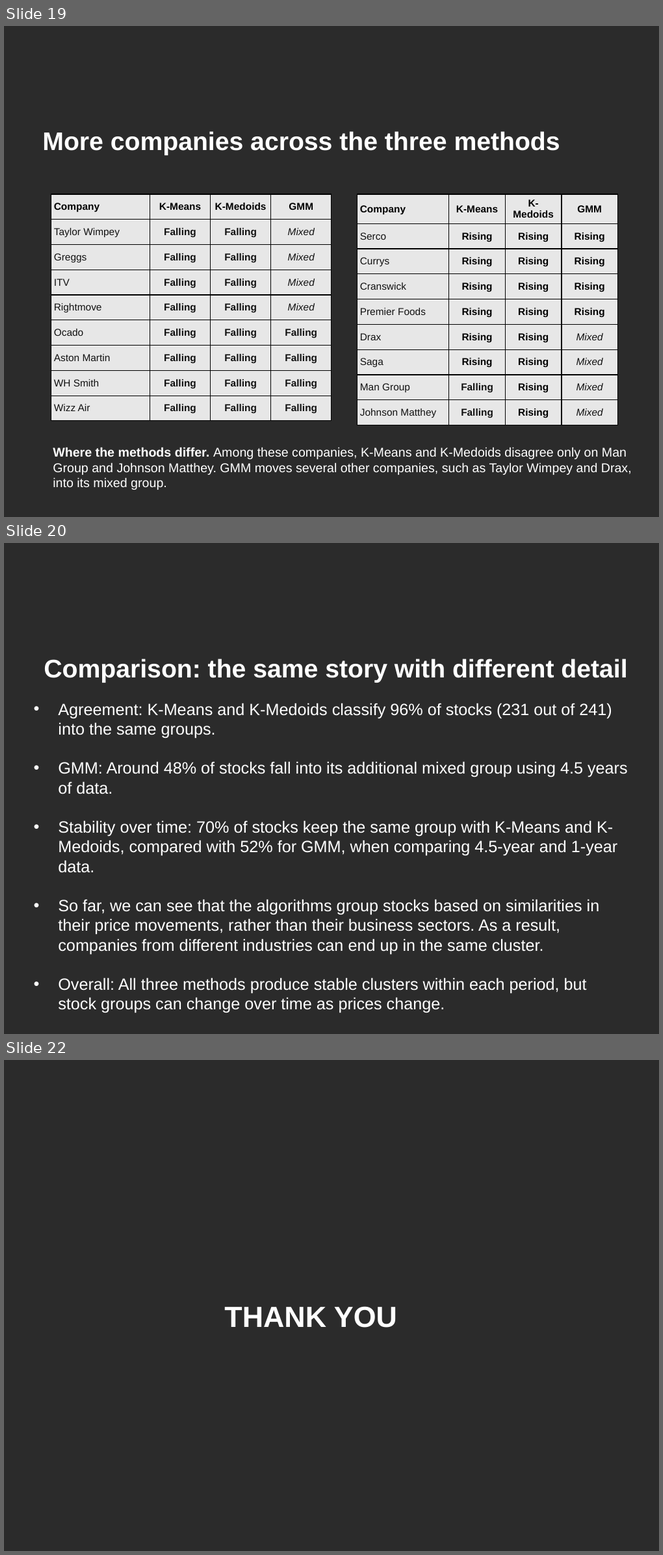
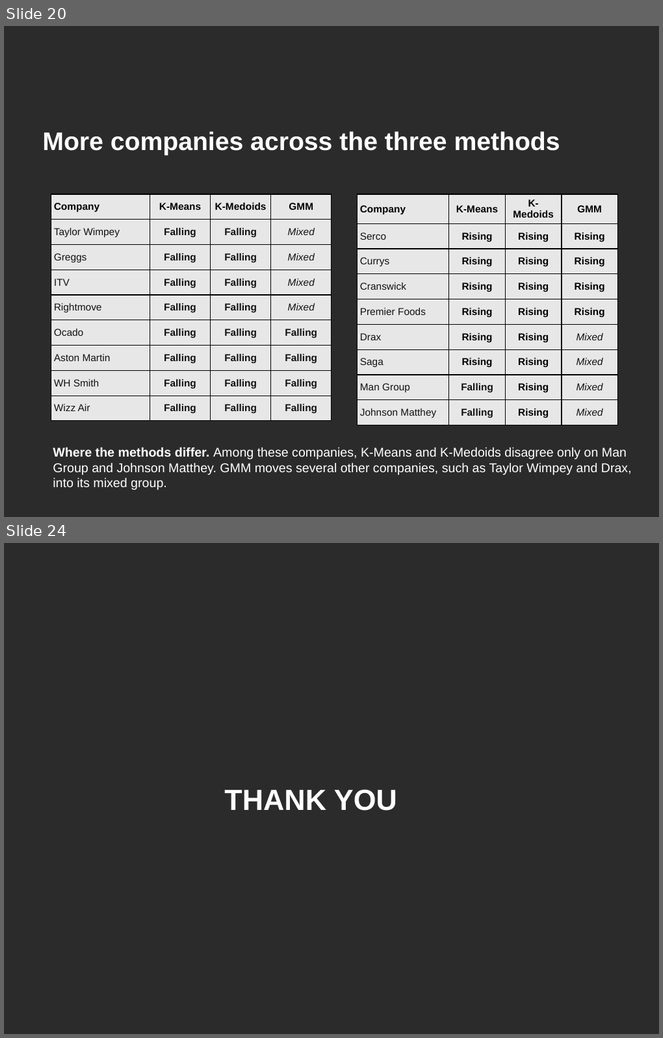
Before and after one commit to divyalakshmiram7-pixel/stockpricemovement, a slide deck: CSDI-14261808-am.pptx. Shown one above the other, each under a label of ours: slides 19, 20 and 22 before the commit, slides 20 and 24 after it; the slides between them are not shown. The pictures are 663x1555 and 663x1038 pixels, drawn with LibreOffice and Linux fonts; fonts in the diff are those of the drawing; background and template pictures are left out; a plain dark background stands for a picture behind light text. Boxes give left, top, right and bottom in pixels: in the first picture for what was removed or moved away, otherwise in the second. Text is boxed around its words. In the diff, an @@ line names an element or a change of style, - is before the commit and + after.

```diff
--- a/CSDI-14261808-am.pptx
+++ b/CSDI-14261808-am.pptx
@@ slide 20 removed at (x1=4, y1=543, x2=659, y2=1034), background picture (left out) @@
@@ text removed at (x1=44, y1=659, x2=627, y2=683) @@
-Comparison: the same story with different detail
@@ text removed at (x1=58, y1=703, x2=628, y2=1014) @@
-• Agreement: K-Means and K-Medoids classify 96% of stocks (231 out of 241) into the same groups.
-• GMM: Around 48% of stocks fall into its additional mixed group using 4.5 years of data.
-• Stability over time: 70% of stocks keep the same group with K-Means and K-Medoids, compared with 52% for GMM, when comparing 4.5-year and 1-year data.
-• So far, we can see that the algorithms group stocks based on similarities in their price movements, rather than their business sectors. As a result, companies from different industries can end up in the same cluster.
-• Overall: All three methods produce stable clusters within each period, but stock groups can change over time as prices change.
@@ what was slide 19 is now slide 20 @@
@@ what was slide 22 is now slide 24 @@
```
Also in this commit, not shown: 5 slides changed, 4 slides added, 1 other slide removed.
